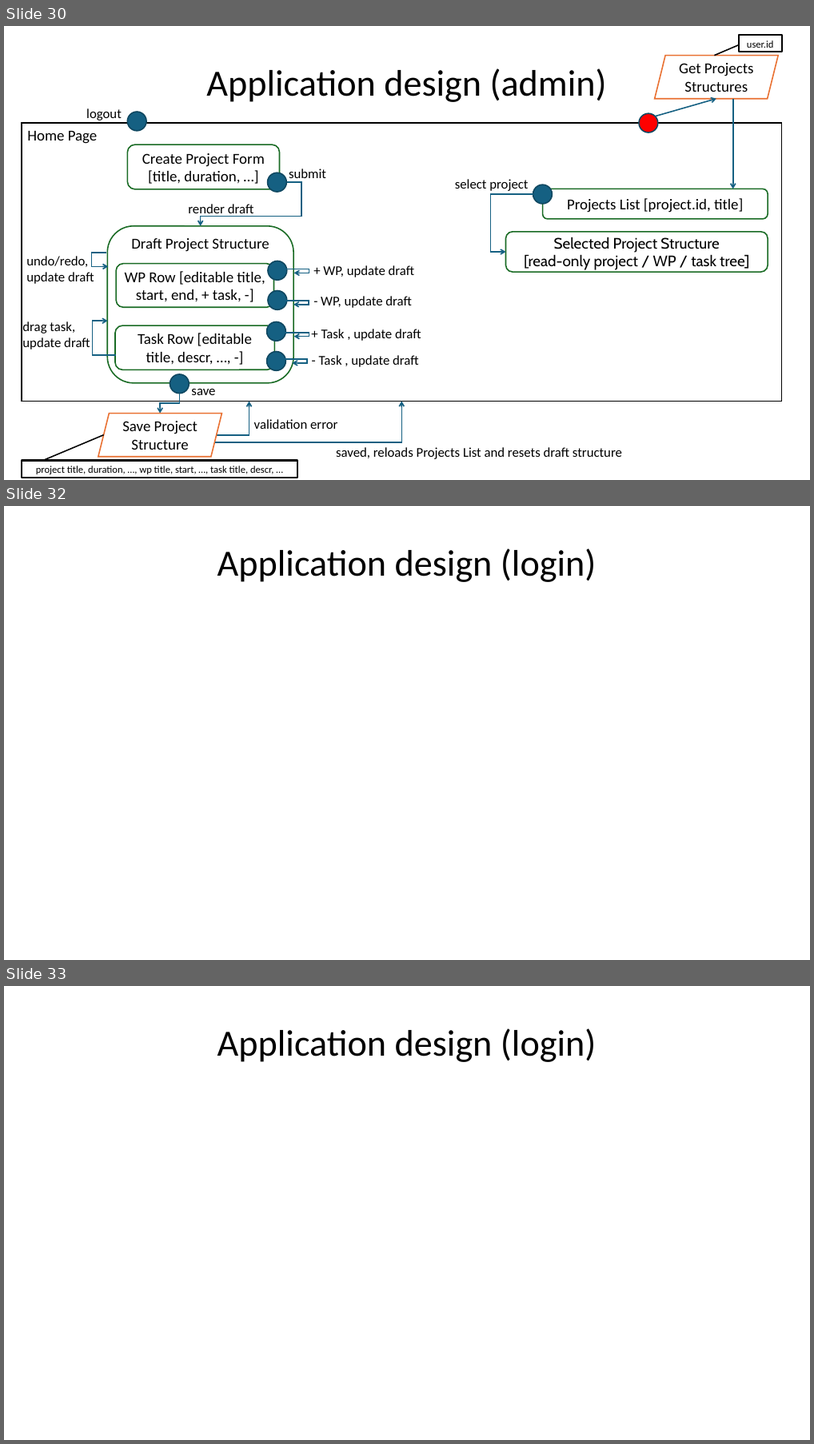
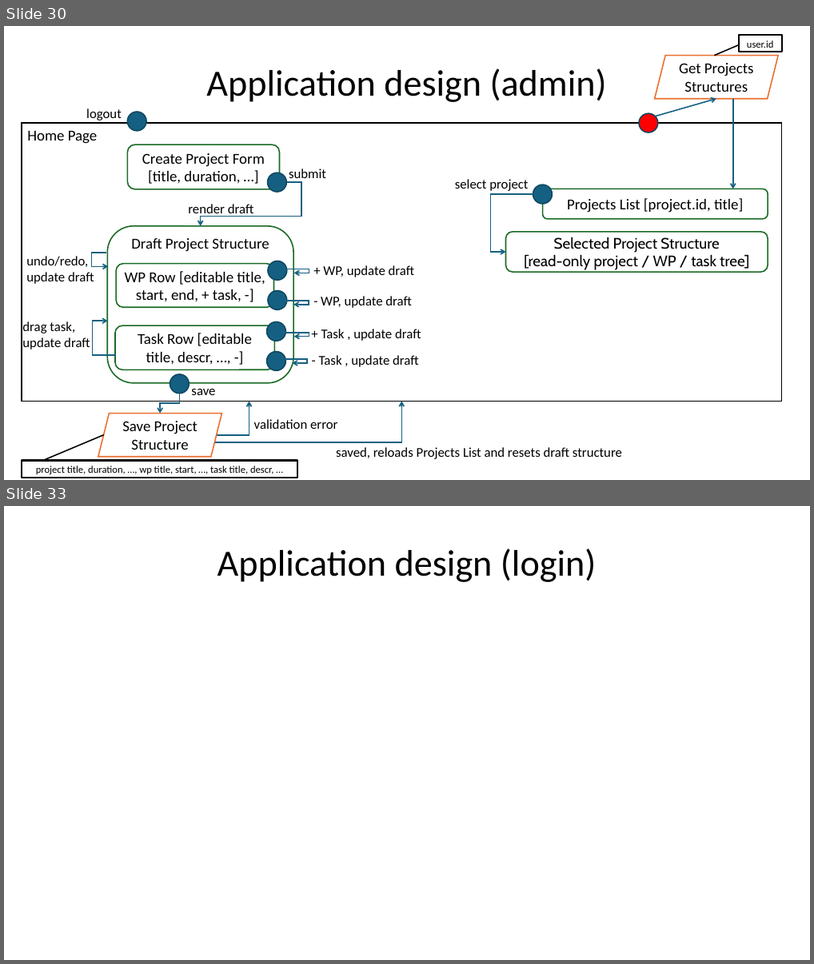
Before and after one commit to gilbertobrambilla/tiw-2026-html, a slide deck: docs/TIW_documentazione.pptx. Shown one above the other, each under a label of ours: slides 30, 32 and 33 before the commit, slides 30 and 33 after it; the slides between them are not shown. The pictures are 814x1444 and 814x964 pixels, drawn with LibreOffice and Linux fonts; fonts in the diff are those of the drawing. Boxes give left, top, right and bottom in pixels: in the first picture for what was removed or moved away, otherwise in the second. Text is boxed around its words. In the diff, an @@ line names an element or a change of style, - is before the commit and + after.

```diff
--- a/docs/TIW_documentazione.pptx
+++ b/docs/TIW_documentazione.pptx
@@ slide 32 removed at (x1=4, y1=506, x2=810, y2=960), background #FFFFFF @@
@@ text removed at (x1=218, y1=548, x2=596, y2=582) @@
-Application design (login)
```
Also in this commit, not shown: 1 slide changed, 1 slide added.
